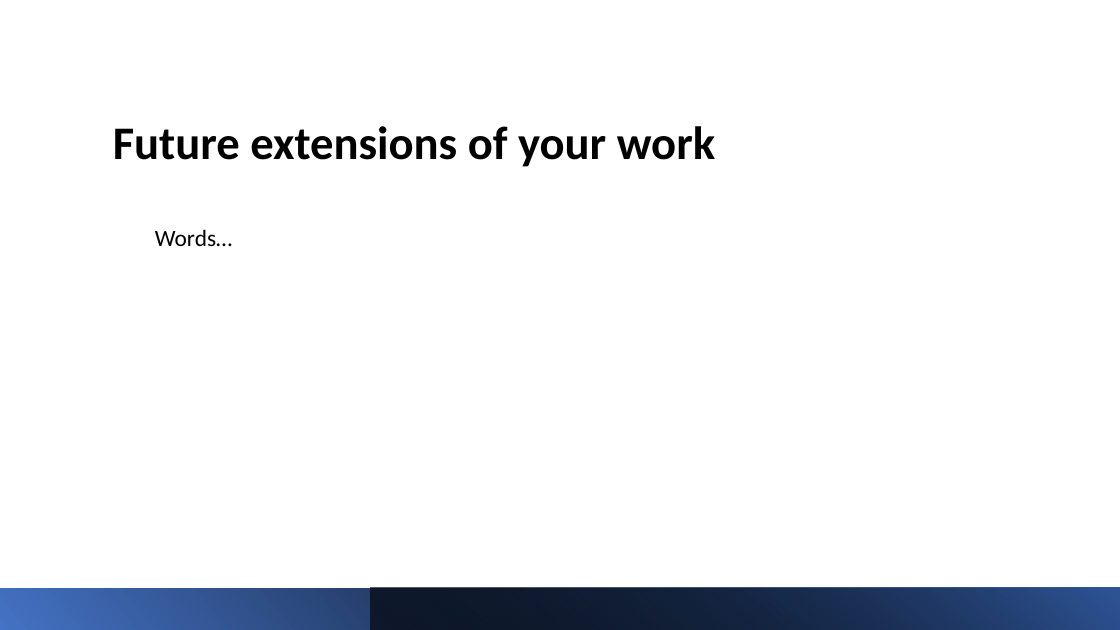
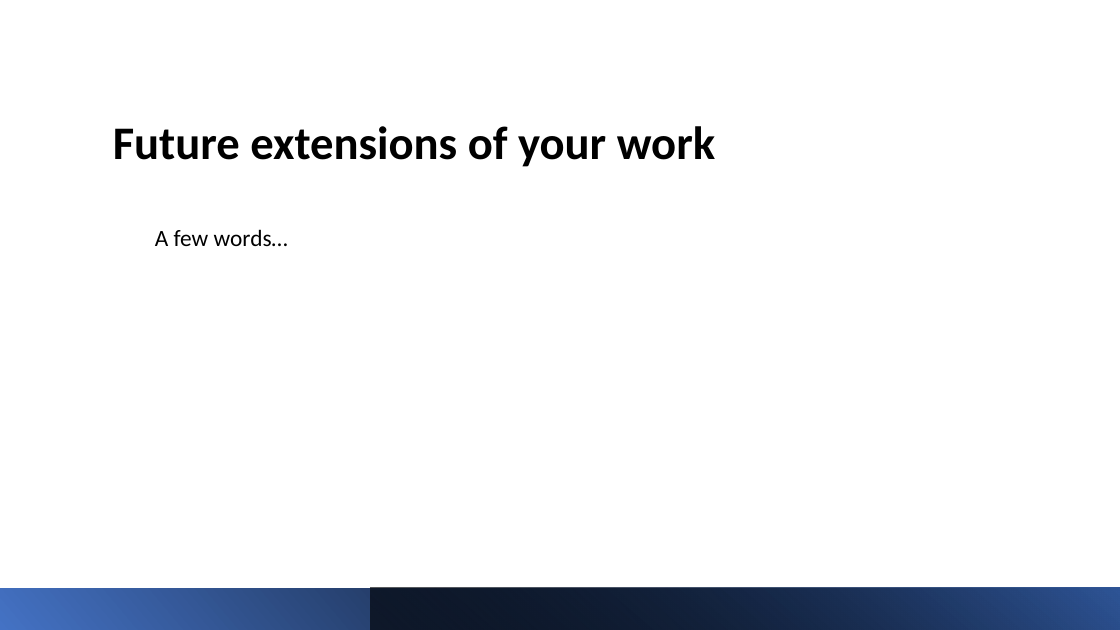
Before and after one commit to harshgit/cs613-final-project, a slide deck: slide 12 of presentation slides/CS613-FinalProject-Presentation.pptx. Drawn at 1120x630 pixels with LibreOffice and Linux fonts; fonts in the diff are those of the drawing. Boxes give left, top, right and bottom in pixels: in the first picture for what was removed or moved away, otherwise in the second. Text is boxed around its words. In the diff, an @@ line names an element or a change of style, - is before the commit and + after.

```diff
--- a/presentation slides/CS613-FinalProject-Presentation.pptx
+++ b/presentation slides/CS613-FinalProject-Presentation.pptx
@@ text at (x1=155, y1=229, x2=288, y2=246): text changed @@
-  Words…
+  A few words…
```
Also in this commit, not shown: 1 other slide changed, 1 other file.
